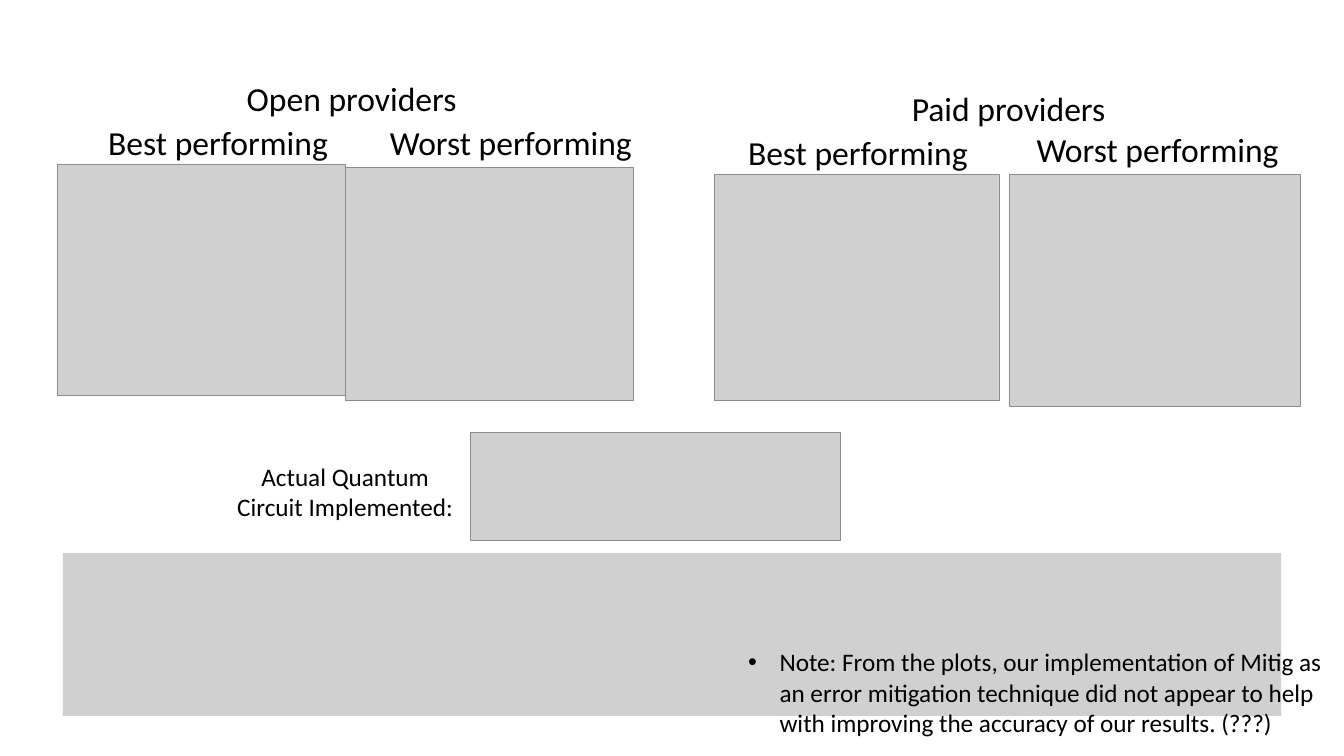
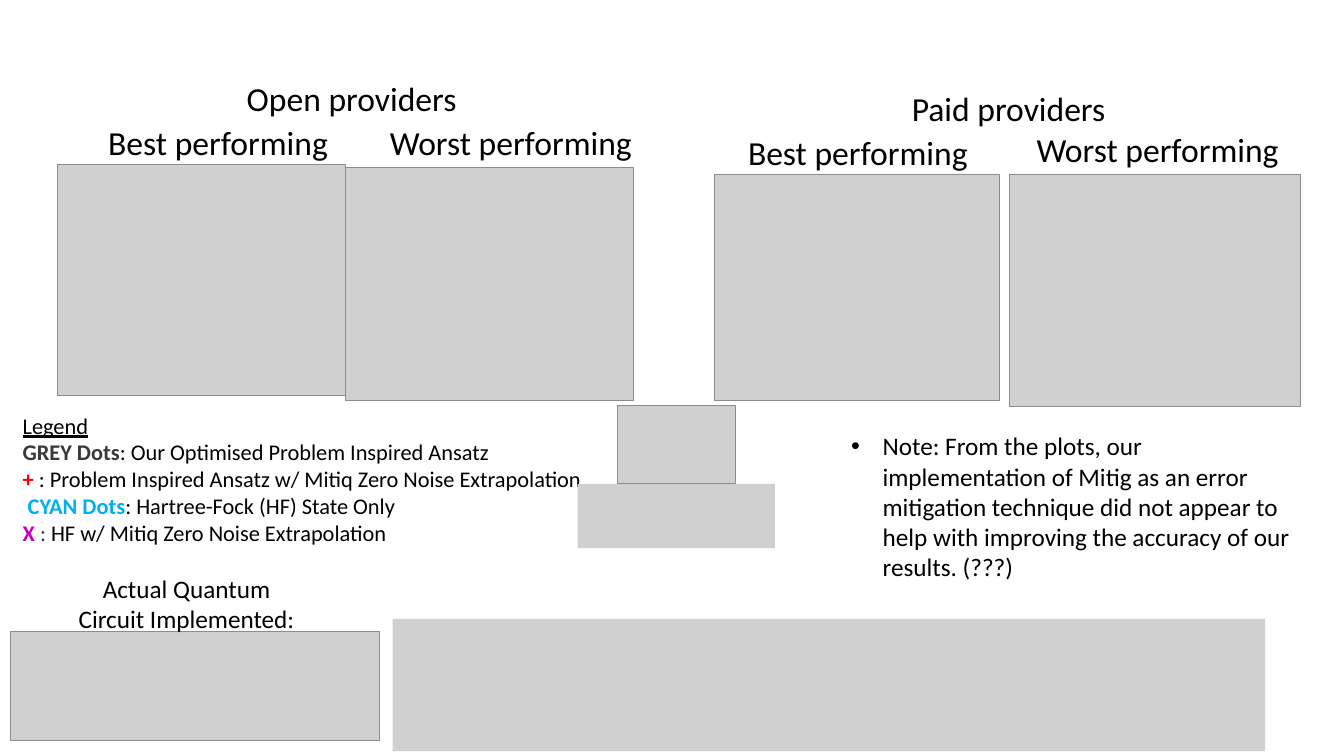
Before and after one commit to cheechonghian/Qanything_Chem_Project_Final, a slide deck: slide 8 of Qanything Results Presentation.pptx. Drawn at 1344x756 pixels with LibreOffice and Linux fonts; fonts in the diff are those of the drawing; grey boxes stand for pictures. Boxes give left, top, right and bottom in pixels: in the first picture for what was removed or moved away, otherwise in the second. Text is boxed around its words. In the diff, an @@ line names an element or a change of style, - is before the commit and + after.

```diff
--- a/Qanything Results Presentation.pptx
+++ b/Qanything Results Presentation.pptx
@@ text added at bbox=[23, 418, 581, 545], 16 pt, text #000000 @@
+Legend
+GREY Dots: Our Optimised Problem Inspired Ansatz
++ : Problem Inspired Ansatz w/ Mitiq Zero Noise Extrapolation
+CYAN Dots: Hartree-Fock (HF) State Only
+X : HF w/ Mitiq Zero Noise Extrapolation
@@ picture added at bbox=[617, 405, 735, 484] @@
@@ text "Note: From the plots, our ..." rewrapped from bbox=[780, 651, 1321, 737] to bbox=[883, 437, 1289, 577] @@
@@ picture added at bbox=[578, 484, 775, 548] @@
@@ text "Actual Quantum Circuit Implemented:": place and size @@
-text "Actual Quantum Circuit Implemented:" at bbox=[237, 468, 453, 520]
+text "Actual Quantum Circuit Implemented:" at bbox=[79, 580, 294, 634]
@@ picture: place and size @@
-picture at bbox=[63, 554, 1281, 717]
+picture at bbox=[393, 619, 1266, 751]
@@ picture: place and size @@
-picture at bbox=[471, 433, 840, 541]
+picture at bbox=[11, 632, 380, 741]
```
Also in this commit, not shown: 8 other slides changed, 3 slides added, 2 slides removed, 1 other file.
